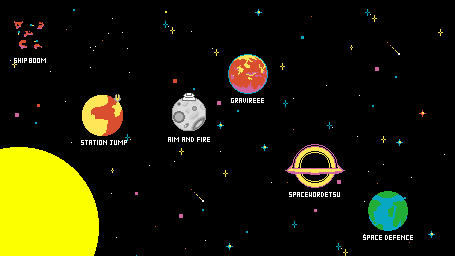
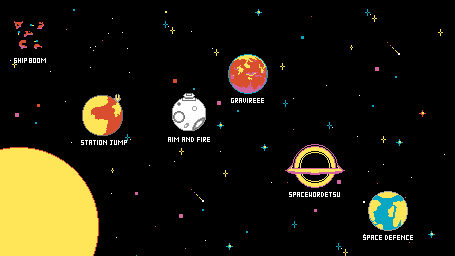
Comparing the layer stacks of the two 455×256 images. Changes:
painted on "Aim&Fire" over [0, 93, 408, 256]
painted on "Station Jump (Bounce)" over [98, 99, 119, 129]
painted on "Stars" over [173, 93, 406, 203]
